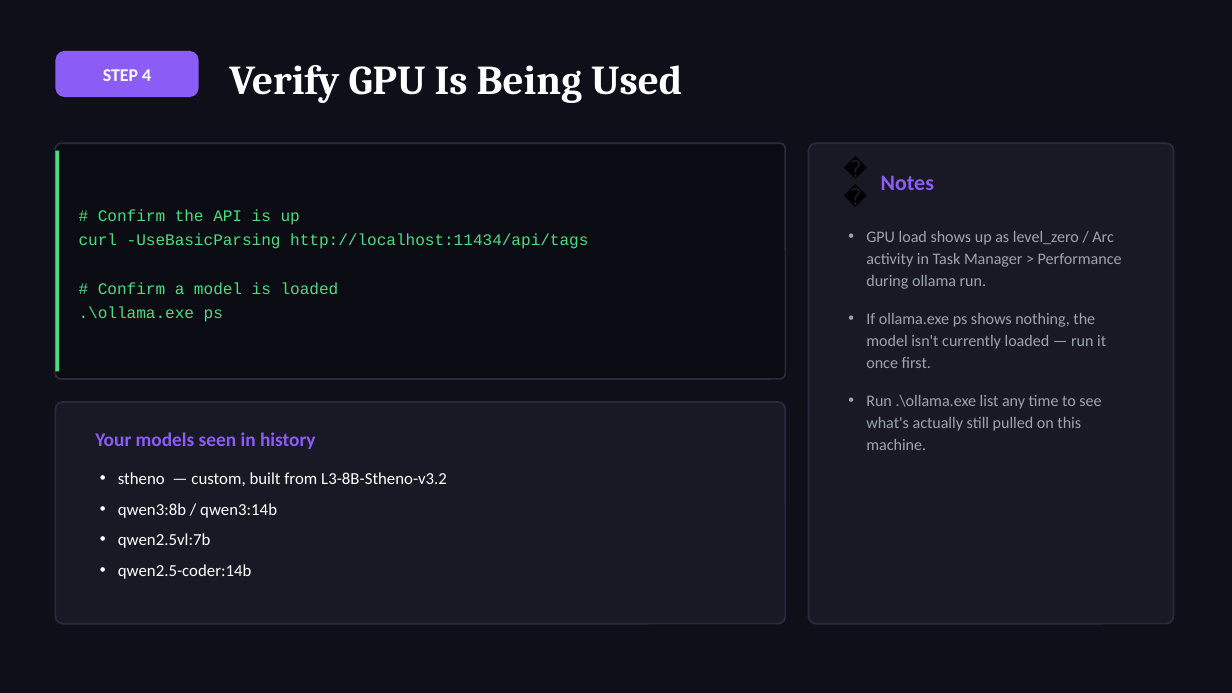
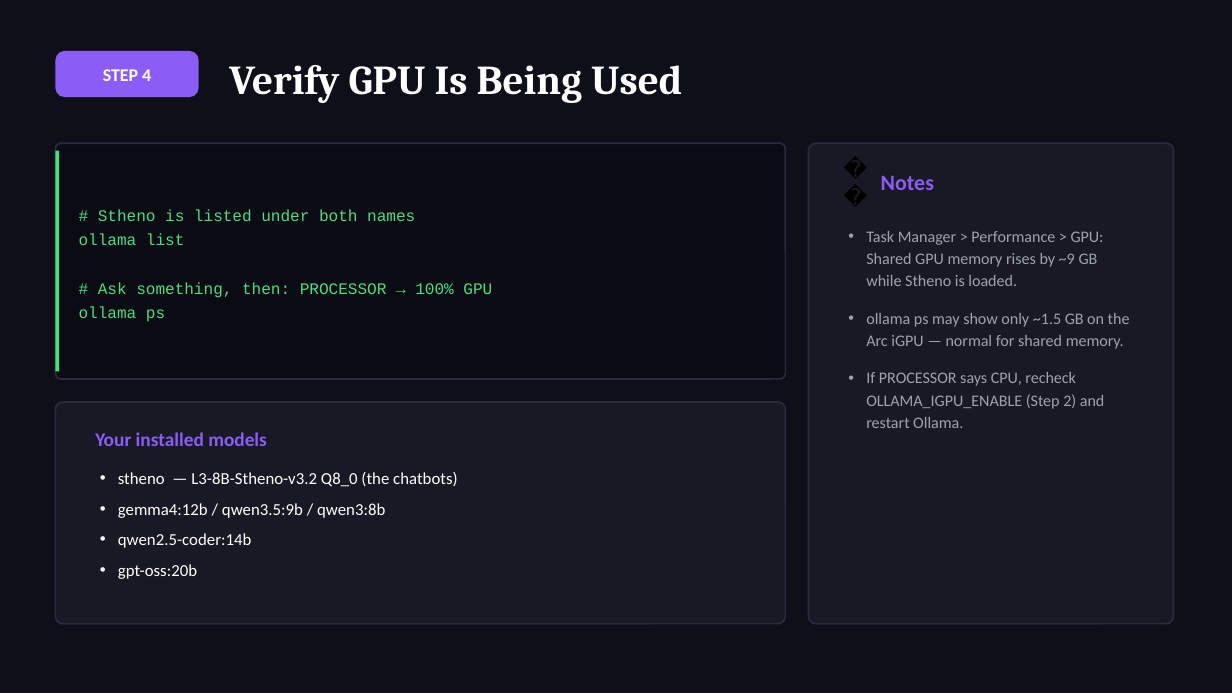
Before and after one commit to Adithya210207/personality-ai-chatbot, a slide deck: slide 7 of Documentary/Stheno_Ollama_Setup_Guide_for_my_Chatbots_backend (2).pptx. Drawn at 1232x693 pixels with LibreOffice and Linux fonts; fonts in the diff are those of the drawing. Boxes give left, top, right and bottom in pixels: in the first picture for what was removed or moved away, otherwise in the second. Text is boxed around its words. In the diff, an @@ line names an element or a change of style, - is before the commit and + after.

```diff
--- a/Documentary/Stheno_Ollama_Setup_Guide_for_my_Chatbots_backend (2).pptx
+++ b/Documentary/Stheno_Ollama_Setup_Guide_for_my_Chatbots_backend (2).pptx
@@ text at box(79, 209, 492, 322): text changed @@
-# Confirm the API is up
-curl -UseBasicParsing http://localhost:11434/api/tags
-# Confirm a model is loaded
-.\ollama.exe ps
+# Stheno is listed under both names
+ollama list
+# Ask something, then: PROCESSOR → 100% GPU
+ollama ps
@@ text at box(866, 231, 1130, 428): text changed @@
-• GPU load shows up as level_zero / Arc activity in Task Manager > Performance during ollama run.
-• If ollama.exe ps shows nothing, the model isn't currently loaded — run it once first.
-• Run .\ollama.exe list any time to see what's actually still pulled on this machine.
+• Task Manager > Performance > GPU: Shared GPU memory rises by ~9 GB while Stheno is loaded.
+• ollama ps may show only ~1.5 GB on the Arc iGPU — normal for shared memory.
+• If PROCESSOR says CPU, recheck OLLAMA_IGPU_ENABLE (Step 2) and restart Ollama.
@@ text at box(95, 432, 267, 446): text changed @@
-Your models seen in history
+Your installed models
@@ text at box(118, 472, 457, 518): text changed @@
-• stheno — custom, built from L3-8B-Stheno-v3.2
-• qwen3:8b / qwen3:14b
-• qwen2.5vl:7b
+• stheno — L3-8B-Stheno-v3.2 Q8_0 (the chatbots)
+• gemma4:12b / qwen3.5:9b / qwen3:8b
@@ text at box(118, 564, 197, 579): paragraph added @@
+• gpt-oss:20b
```
Also in this commit, not shown: 10 other slides changed, 11 other files.
